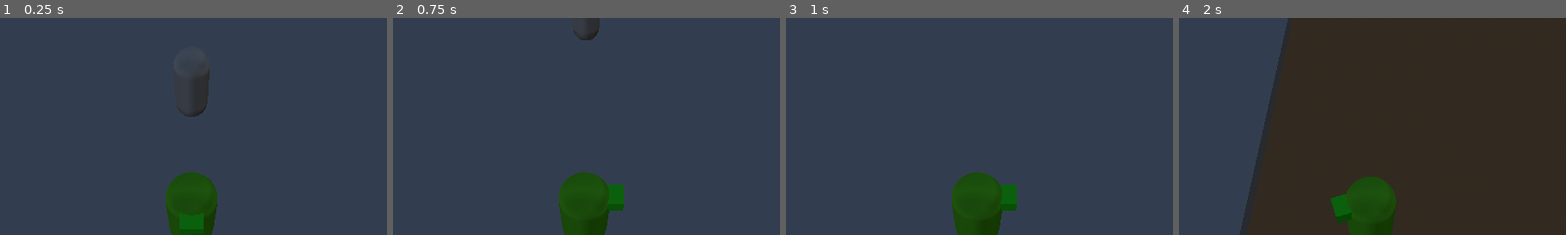
Above: before the commit, frames 1-4 (left to right).
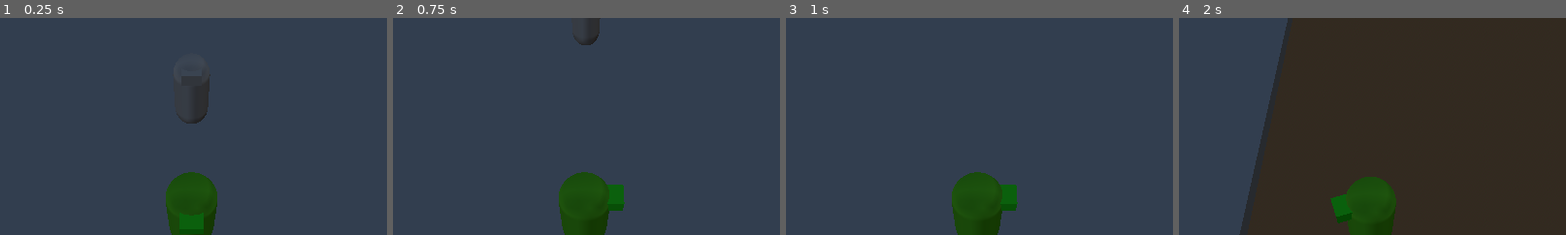
Above: after the commit, the same moments.

Repository: FisacreMedia/BalanceBreaker
Game: Godot game, scene res://node_3d.tscn
Two runs of this game, one before a commit and one after it. Both use one fixed random seed, a clock stepped at 60 frames per second and the inputs below.
Inputs (mouse positions are % of the whole screen's width and height, from its top left):
- Up to frame 1 (0.25 s): no input
- Up to frame 2 (0.75 s): tap Enter at 0.5 s; move the mouse to (72, 45) at 0.52 s; hold D (Right) from 0.53 s (still down); hold E (Interact) from 0.53 s (still down)
- Up to frame 3 (1 s): keep holding D (Right); keep holding E (Interact); tap P (Test, bound only after the commit) at 0.8 s
- Up to frame 4 (2 s): move the mouse to (30, 55) at 1.27 s; release D (Right) at 1.28 s; release E (Interact) at 1.28 s; hold S (Backward) from 1.28 s (still down); tap P (Test, bound only after the commit) at 1.35 s; tap E (Interact) at 1.55 s
The pictures show only the part of the screen within x 25-75%, y 0-50%; the shares and areas given below are measured in that part.

The runs differ from the first frame. In frame 1, 0.2% of the frame differs, in the area x 45-55%, y 24-49%; in frame 2, 0.1%; in frame 3, nothing differs; in frame 4, nothing differs.

Commit message:
Changed NPC to be of own tscn to avoid conflicts and updated collision detection.
Changes to be committed:
	modified:   Scripts/NPC.gd
	modified:   Scripts/interact_prompt.gd
	modified:   Scripts/text_box_control.gd
	new file:   TestNPC.tscn
	modified:   node_3d.tscn
	modified:   project.godot

Diff:
--- a/Scripts/NPC.gd
+++ b/Scripts/NPC.gd
@@ -2,10 +2,12 @@
 
 extends CharacterBody3D
 
+@onready var textbox_control = $"../TextBoxControl"
+
 enum Alignment {ALLY, NEUTRAL, HOSTILE }
 @export var unit_alignment : Alignment
-@onready var player = $"../Player"
-@onready var interact_raycast = $InteractRayCast
+@onready var player = $"../../Player"
+@onready var interact_shapecast = $InteractShapeCast
 
 @export var npc_name : String
 @export var npc_health : int
@@ -21,11 +23,14 @@
 
 
 # Called every frame. 'delta' is the elapsed time since the previous frame.
-func _process(delta: float) -> void:
-	if interact_raycast.is_colliding():
-		print("Player Detected")
-		interact_ready.emit()
+func _physics_process(delta: float) -> void:
+	if interact_shapecast.is_colliding():
+		var collider = interact_shapecast.get_collider(1)
+		if collider == player:
+			print("player found")
 	else:
-		print("Player gone :(")
-		interact_not_ready.emit()
-	pass
+		pass
+		##interact_ready.emit()
+		##textbox_control.interacted_npc = self
+	##else:
+		##interact_not_ready.emit()
--- a/Scripts/interact_prompt.gd
+++ b/Scripts/interact_prompt.gd
@@ -1,6 +1,8 @@
 extends Sprite3D
 
 signal interact_key_pressed
+
+@export var npc_that_called : NPC
 
 
 # Called when the node enters the scene tree for the first time.
--- a/Scripts/text_box_control.gd
+++ b/Scripts/text_box_control.gd
@@ -1,6 +1,8 @@
 extends Control
 
 @export var interacted_npc : NPC
+
+signal textbox_edit
 
 
 # Called when the node enters the scene tree for the first time.
@@ -12,6 +14,11 @@
 func _process(delta: float) -> void:
 	pass
 
+func _input(event: InputEvent) -> void:
+	if event.is_action_pressed("Test"):
+		print(interacted_npc)
+
 
 func _on_interact_prompt_interact_key_pressed() -> void:
-	pass # Replace with function body.
+	print("Signal sent")
+	textbox_edit.emit()
--- /dev/null
+++ b/TestNPC.tscn
@@ -0,0 +1,32 @@
+[gd_scene format=3 uid="uid://de34ulkmyisu5"]
+
+[ext_resource type="Script" uid="uid://41phk3o70rc3" path="res://Scripts/NPC.gd" id="1_5xrog"]
+
+[sub_resource type="BoxMesh" id="BoxMesh_si8h4"]
+
+[sub_resource type="CapsuleMesh" id="CapsuleMesh_srm70"]
+
+[sub_resource type="CapsuleShape3D" id="CapsuleShape3D_7cskd"]
+
+[sub_resource type="SphereShape3D" id="SphereShape3D_si8h4"]
+
+[node name="Node3D" type="Node3D" unique_id=822075407]
+
+[node name="TestNPC" type="CharacterBody3D" parent="." unique_id=485635554]
+script = ExtResource("1_5xrog")
+npc_name = "Jeff"
+
+[node name="Head" type="MeshInstance3D" parent="TestNPC" unique_id=953126208]
+transform = Transform3D(0.5342471, 0, 0, 0, 0.2681777, 0, 0, 0, 0.60937357, 0, 0.7158693, 0.24905181)
+mesh = SubResource("BoxMesh_si8h4")
+
+[node name="MeshInstance3D" type="MeshInstance3D" parent="TestNPC" unique_id=487590599]
+mesh = SubResource("CapsuleMesh_srm70")
+
+[node name="CollisionShape3D" type="CollisionShape3D" parent="TestNPC" unique_id=257115645]
+shape = SubResource("CapsuleShape3D_7cskd")
+
+[node name="InteractShapeCast" type="ShapeCast3D" parent="TestNPC" unique_id=1681005002]
+transform = Transform3D(3.49, 0, 0, 0, 3.49, 0, 0, 0, 3.49, 0, 0.7158693, 0)
+shape = SubResource("SphereShape3D_si8h4")
+target_position = Vector3(0, 0, 0)
--- a/node_3d.tscn
+++ b/node_3d.tscn
@@ -2,8 +2,7 @@
 
 [ext_resource type="Script" uid="uid://cw22wtb1gwuon" path="res://Scripts/player.gd" id="1_a202f"]
 [ext_resource type="Script" uid="uid://j0pgt6ld1m1p" path="res://Scripts/follow_camera.gd" id="2_noarx"]
-[ext_resource type="Script" uid="uid://bnofhq6k803ii" path="res://Scripts/ray_cast_3d.gd" id="4_jka67"]
-[ext_resource type="Script" uid="uid://41phk3o70rc3" path="res://Scripts/NPC.gd" id="4_r3fl7"]
+[ext_resource type="PackedScene" uid="uid://de34ulkmyisu5" path="res://TestNPC.tscn" id="5_i5arm"]
 [ext_resource type="Script" uid="uid://cavkvynjjholu" path="res://Scripts/interact_prompt.gd" id="5_jka67"]
 [ext_resource type="Script" uid="uid://qvte63qw3n3u" path="res://Scripts/text_box_control.gd" id="6_i5arm"]
 
@@ -28,10 +27,6 @@
 [sub_resource type="BoxShape3D" id="BoxShape3D_jka67"]
 size = Vector3(19.894882, 1, 28.445404)
 
-[sub_resource type="CapsuleMesh" id="CapsuleMesh_a0tk4"]
-
-[sub_resource type="CapsuleShape3D" id="CapsuleShape3D_r3fl7"]
-
 [sub_resource type="ProceduralSkyMaterial" id="ProceduralSkyMaterial_a202f"]
 
 [sub_resource type="Sky" id="Sky_a202f"]
@@ -42,7 +37,7 @@
 sky = SubResource("Sky_a202f")
 ambient_light_energy = 5.95
 
-[node name="Node3D" type="Node3D" unique_id=892485513]
+[node name="TestLevel" type="Node3D" unique_id=892485513]
 
 [node name="Player" type="CharacterBody3D" parent="." unique_id=1764945684]
 script = ExtResource("1_a202f")
@@ -80,21 +75,6 @@
 transform = Transform3D(1, 0, 0, 0, 0.43581238, 0.9000375, 0, -0.9000375, 0.43581238, 0, 5.5256157, 2.2406082)
 script = ExtResource("2_noarx")
 
-[node name="TestNPC" type="CharacterBody3D" parent="." unique_id=253055919]
-transform = Transform3D(1, 0, 0, 0, 1, 0, 0, 0, 1, 0, 0, -4.565133)
-script = ExtResource("4_r3fl7")
-npc_name = "Jeff"
-
-[node name="InteractRayCast" type="RayCast3D" parent="TestNPC" unique_id=2091032571]
-target_position = Vector3(0, 0, 2.905)
-script = ExtResource("4_jka67")
-
-[node name="MeshInstance3D" type="MeshInstance3D" parent="TestNPC" unique_id=978452352]
-mesh = SubResource("CapsuleMesh_a0tk4")
-
-[node name="CollisionShape3D" type="CollisionShape3D" parent="TestNPC" unique_id=1372676811]
-shape = SubResource("CapsuleShape3D_r3fl7")
-
 [node name="InteractPrompt" type="Sprite3D" parent="." unique_id=2112491847]
 transform = Transform3D(1, 0, 0, 0, 1, 0, 0, 0, 1, 0, 1.5502849, -4.4964104)
 script = ExtResource("5_jka67")
@@ -109,6 +89,7 @@
 [node name="WorldEnvironment" type="WorldEnvironment" parent="." unique_id=1237513160]
 environment = SubResource("Environment_noarx")
 
-[connection signal="interact_not_ready" from="TestNPC" to="InteractPrompt" method="_on_test_npc_interact_not_ready"]
-[connection signal="interact_ready" from="TestNPC" to="InteractPrompt" method="_on_test_npc_interact_ready"]
+[node name="Node3D" parent="." unique_id=822075407 instance=ExtResource("5_i5arm")]
+transform = Transform3D(1, 0, 0, 0, 1, 0, 0, 0, 1, 0, 0, -4.2671623)
+
 [connection signal="interact_key_pressed" from="InteractPrompt" to="TextBoxControl" method="_on_interact_prompt_interact_key_pressed"]
--- a/project.godot
+++ b/project.godot
@@ -44,6 +44,12 @@
 Interact={
 "deadzone": 0.2,
 "events": [Object(InputEventKey,"resource_local_to_scene":false,"resource_name":"","device":-1,"window_id":0,"alt_press …(192 unchanged characters)…
+, Object(InputEventKey,"resource_local_to_scene":false,"resource_name":"","device":-1,"window_id":0,"alt_pressed":false,"shift_pressed":false,"ctrl_pressed":false,"meta_pressed":false,"pressed":false,"keycode":0,"physical_keycode":76,"key_label":0,"unicode":108,"location":0,"echo":false,"script":null)
+]
+}
+Test={
+"deadzone": 0.2,
+"events": [Object(InputEventKey,"resource_local_to_scene":false,"resource_name":"","device":-1,"window_id":0,"alt_pressed":false,"shift_pressed":false,"ctrl_pressed":false,"meta_pressed":false,"pressed":false,"keycode":0,"physical_keycode":80,"key_label":0,"unicode":112,"location":0,"echo":false,"script":null)
 ]
 }
 
